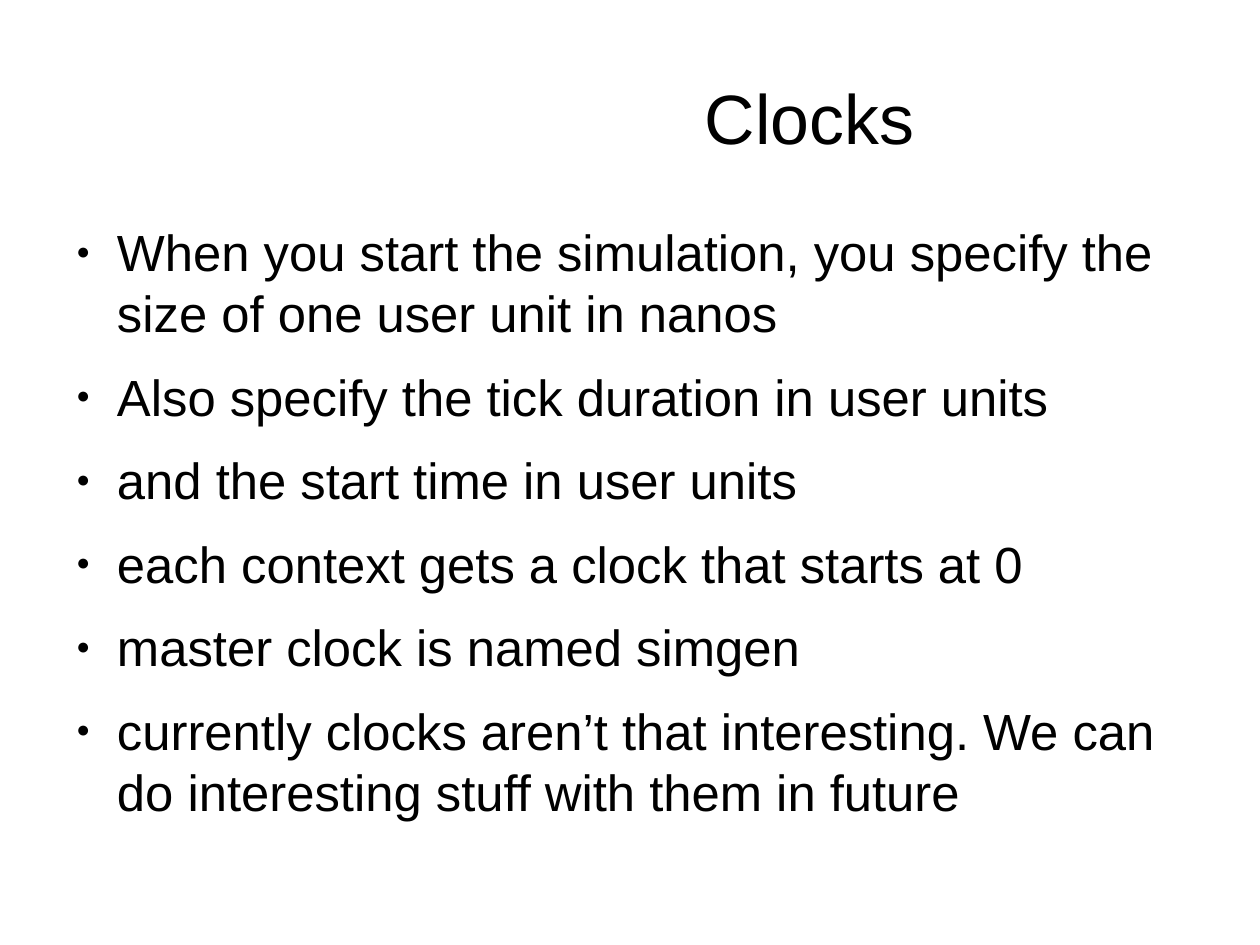
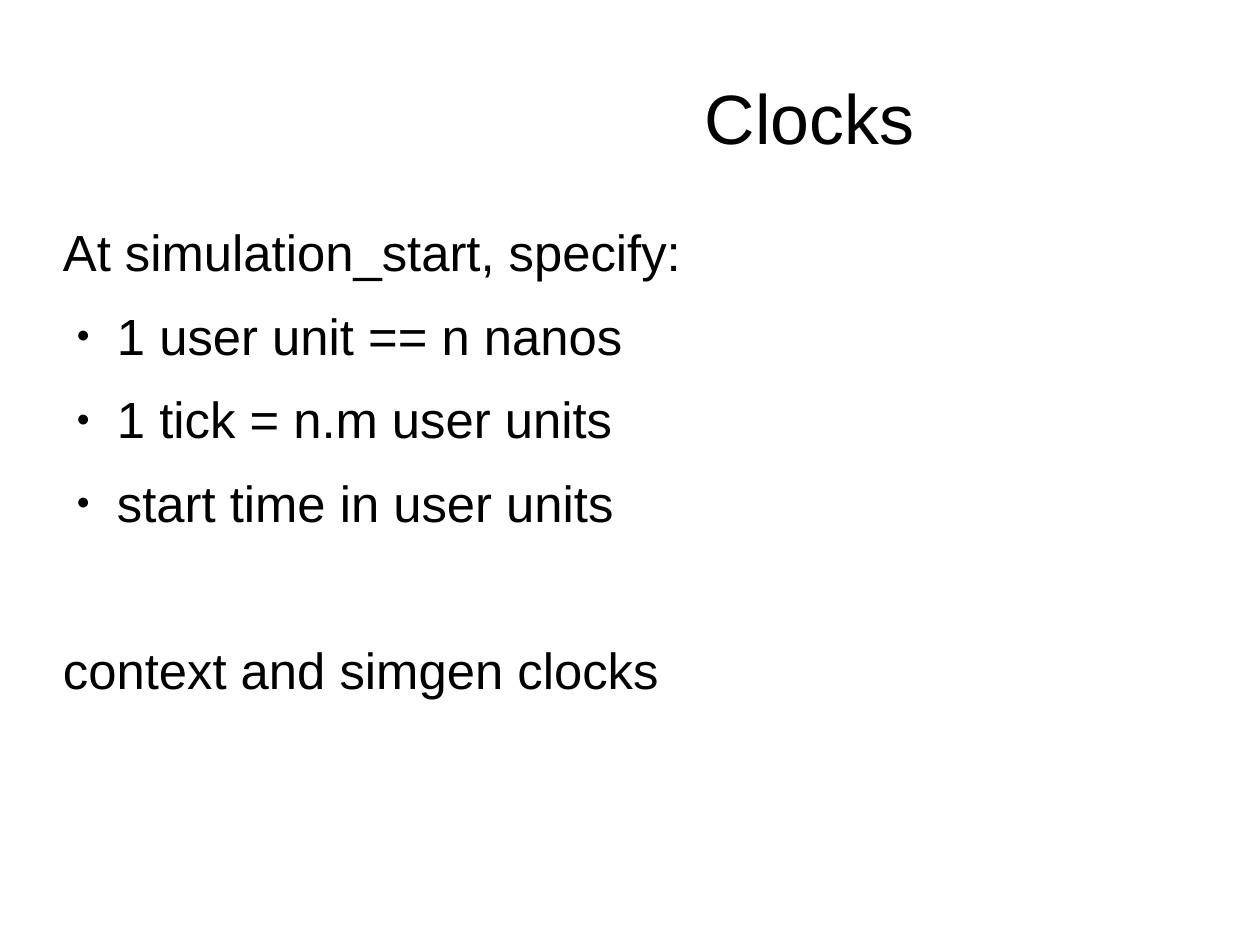
Before and after one commit to simularity/SimGen, a slide deck: slide 20 of docs/tutorial.odp (slide 16 before the commit). Drawn at 1260x945 pixels with LibreOffice and Linux fonts; fonts in the diff are those of the drawing; background and template pictures are left out. Boxes give left, top, right and bottom in pixels: in the first picture for what was removed or moved away, otherwise in the second. Text is boxed around its words. In the diff, an @@ line names an element or a change of style, - is before the commit and + after.

```diff
--- a/docs/tutorial.odp
+++ b/docs/tutorial.odp
@@ text at (63,234,681,699): text changed @@
-● When you start the simulation, you specify the size of one user unit in nanos
-● Also specify the tick duration in user units
-● and the start time in user units
-● each context gets a clock that starts at 0
-● master clock is named simgen
-● currently clocks aren’t that interesting. We can do interesting stuff with them in future
+At simulation_start, specify:
+● 1 user unit == n nanos
+● 1 tick = n.m user units
+● start time in user units
+context and simgen clocks
```
Also in this commit, not shown: 4 other slides changed, 4 slides added, 1 slide removed, 2 other files.
